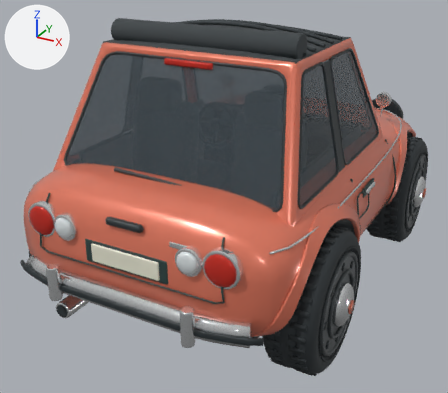
The Blender file source-art/family/pebble.blend, before and after one commit.
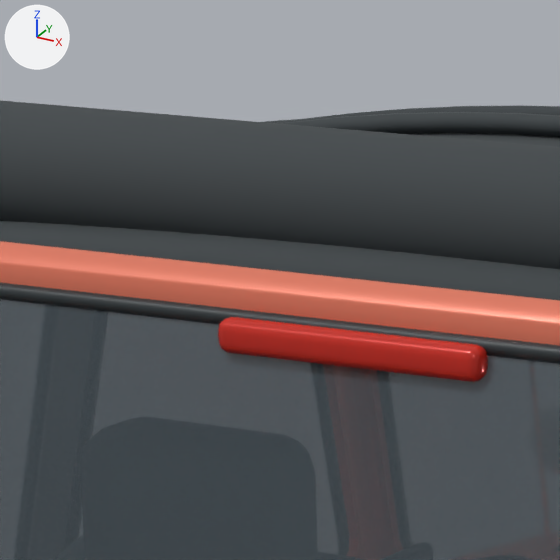
Each version appears first whole from a camera (50 mm lens) standing at (1.761, -3.628, 2.261) and looking at (-0.11, -0.226, 0.56), and next in a close-up on the part from 28% to 51% of the width and 0% to 26% of the height. The lights are fixed; the arrows at upper left show +X, +Y and +Z. The older version's two pictures come first.

In view in the first close-up: 'Body'.
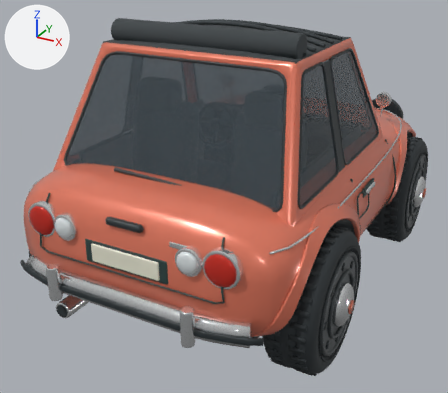
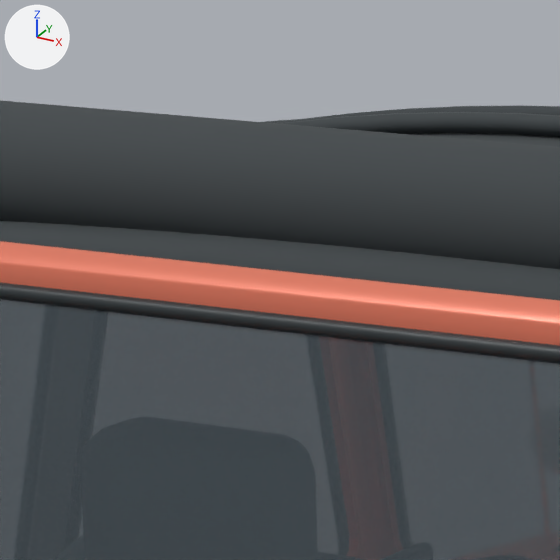
Where the newer file only moved an object's origin or applied its transform, the numbers keep the older frame.

Patch to the scene script:
```diff
--- a/source-art/family/pebble.blend.py
+++ b/source-art/family/pebble.blend.py
@@ me_continuous_formed_body_shell @@
 # used by ob_body; location = (0.0, 0.0, 0.0)
-me_continuous_formed_body_shell.from_pydata(...)  # 22961 vertices, 21823 faces; spans x -0.91..0.91, y -1.58..1.57, z 0.25..1.76
+me_continuous_formed_body_shell.from_pydata(...)  # 22865 vertices, 21725 faces; spans x -0.91..0.91, y -1.58..1.57, z 0.25..1.76
+# me_continuous_formed_body_shell part 1: the loose piece of 96 vertices spanning x -0.15..0.15, y -0.83..-0.81, z 1.56..1.6 is deleted
 me_continuous_formed_body_shell.materials.append(mat_bodypaint)
```

Where the change shows, as pixel boxes (x1, y1, x2, y2) in the close-ups (560 x 560 px):
part 1 of me_continuous_formed_body_shell, deleted
    before: (218, 317, 488, 382)
